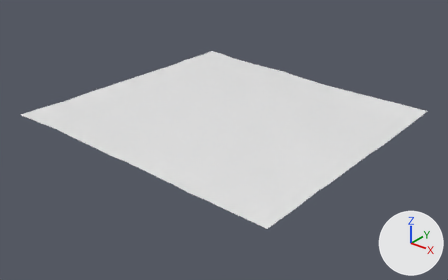
Renders of the OBJ model assets/maps/chunks/terrain_lod1_4_-3.obj from each side of a commit.
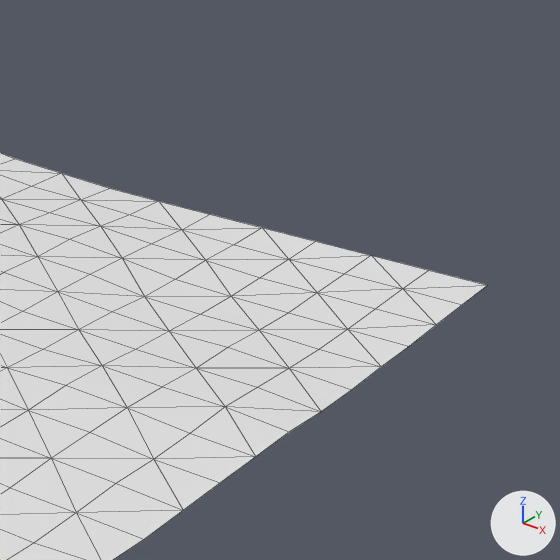
Each version is shown whole from a camera (50 mm lens) standing at (731.1, 120.6, 101.6) and looking at (576.6, 313.7, -18.1), then close up on the part from 65% to 100% of the width and 11% to 67% of the height. The lights are fixed; the arrows at lower right show +X, +Y and +Z. The first two pictures are the older version. The close-ups show mesh edges as thin lines. Where no turn or scale is listed for an object, it has been applied to the vertices.

The first close-up shows 'terrain_lod1_4_-3'.
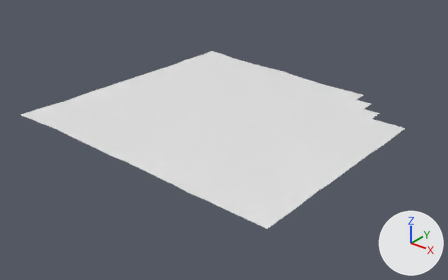
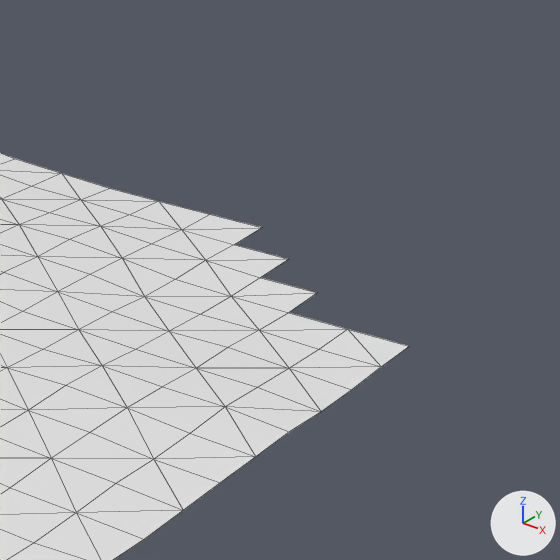
Location of each change, (x1, y1, x2, y2) in pixels of the close-ups (560 x 560 px):
'terrain_lod1_4_-3', reshaped: before (0, 153, 487, 560); after (0, 153, 409, 560)
part 1 of me_terrain_lod1_4__3, deleted: before (235, 228, 487, 346)

The change, as a list of edits to the scene's bpy script:
```text
Change me_terrain_lod1_4__3:
    used by ob_terrain_lod1_4__3; location = (0.0, 0.0, 0.0)
    remove me_terrain_lod1_4__3.from_pydata(...)  # 289 vertices, 512 faces; spans x 512.0..640.0, y 256.0..384.0, z -10.8..-3.6
    add me_terrain_lod1_4__3.from_pydata(...)  # 280 vertices, 494 faces; spans x 512.0..640.0, y 256.0..384.0, z -10.8..-3.6
    me_terrain_lod1_4__3 part 1
    9 vertices are removed from x 616.0..640.0, y 368.0..384.0, z -10.8
    18 faces are deleted
```
